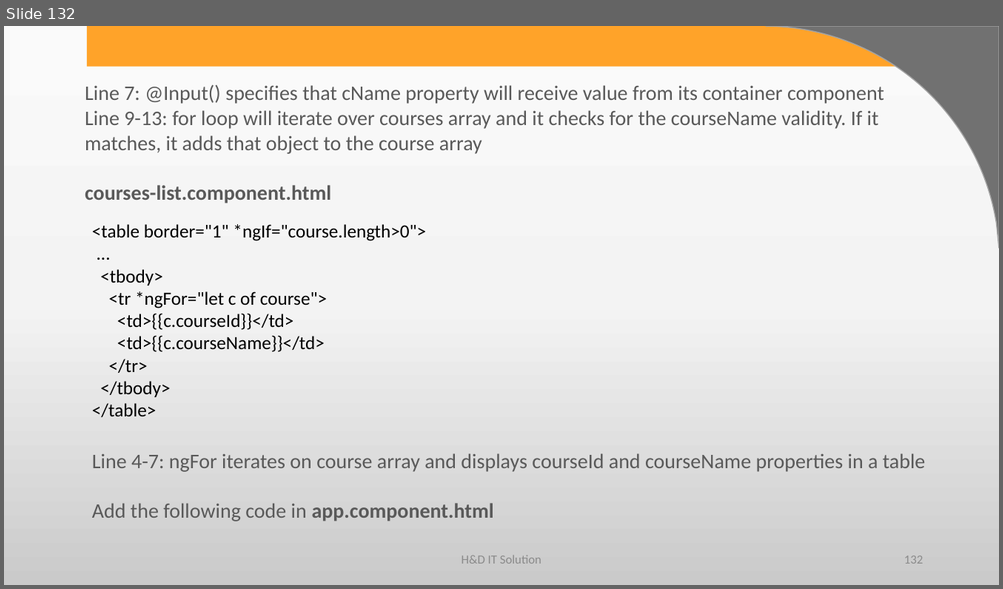
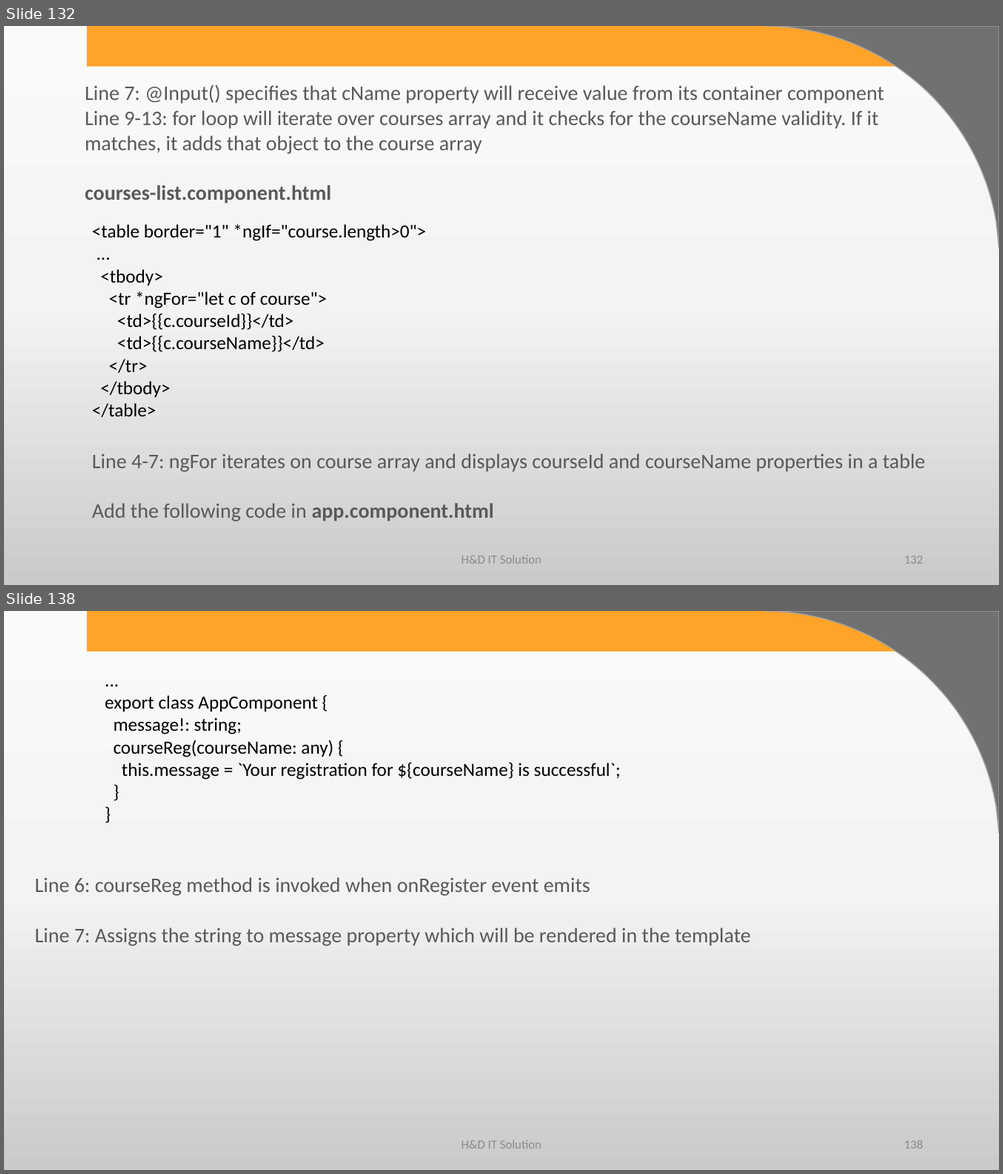
Before and after one commit to harshadasawant/infiniteAngular, a slide deck: ppt/ANGULAR.pptx. Shown one above the other, each under a label of ours: slide 132 before the commit, slides 132 and 138 after it; the slides between them are not shown. The pictures are 1003x589 and 1003x1174 pixels, drawn with LibreOffice and Linux fonts; fonts in the diff are those of the drawing; background and template pictures are left out. Boxes give left, top, right and bottom in pixels: in the first picture for what was removed or moved away, otherwise in the second. Text is boxed around its words. In the diff, an @@ line names an element or a change of style, - is before the commit and + after.

```diff
--- a/ppt/ANGULAR.pptx
+++ b/ppt/ANGULAR.pptx
@@ slide 138 added at (x1=4, y1=611, x2=999, y2=1170), background gradient #FBFBFB to #F4F4F4 to #CBCBCB; not listed: 2 template elements that a slide beside it also shows @@
@@ text added at (x1=105, y1=695, x2=620, y2=780), 18 pt, text #000000 @@
+...
+export class AppComponent {
+message!: string;
+courseReg(courseName: any) {
+this.message = `Your registration for ${courseName} is successful`;
+}
+}
@@ text added at (x1=35, y1=877, x2=751, y2=946), 20 pt, text #595959 @@
+Line 6: courseReg method is invoked when onRegister event emits
+Line 7: Assigns the string to message property which will be rendered in the template
@@ text added at (x1=461, y1=1141, x2=541, y2=1149), 12 pt, text #8C8C8C @@
+H&D IT Solution
@@ page number added at (x1=904, y1=1141, x2=922, y2=1149), 12 pt, text #8C8C8C @@
+138
```
Also in this commit, not shown: 1 slide changed, 21 other slides added, 9 other files.
